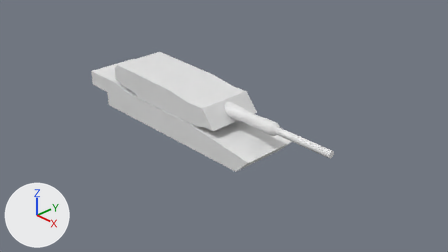
One commit to the Blender file Modeling/M1A1/BaseM1A1.blend: the scene before it, then after it.
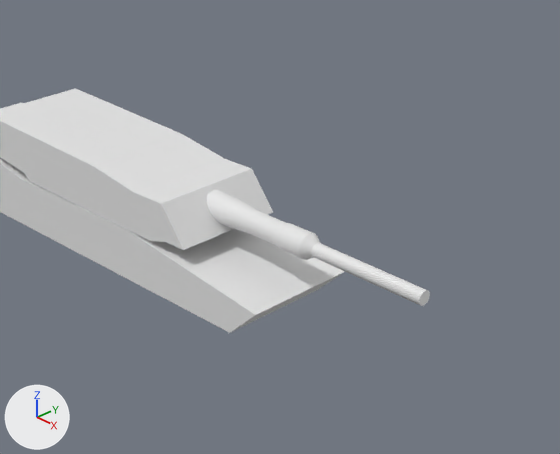
Each version is shown from the file's camera 'Camera', then close up on the part from 27% to 89% of the width and 3% to 92% of the height. The axes (+X, +Y, +Z) are drawn at lower left. The lights are the same throughout.

Objects in the first close-up: 'Gun', 'Hull', 'Turret'.
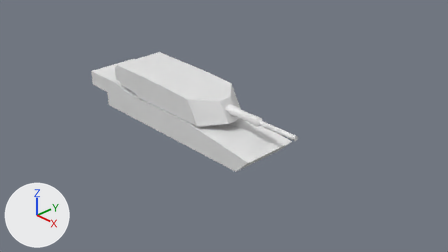
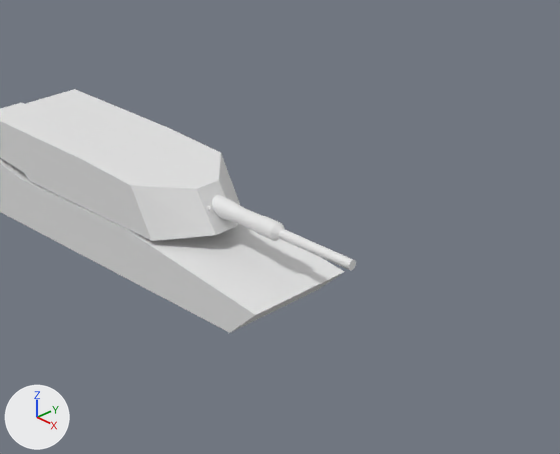
Commit message: turret shaping
added basic turret shaping

Pixel boxes [x1, y1, x2, y2] of what changed, in the close-ups (560 x 454 px):
'Turret', reshaped, moved, rescaled: before [0, 88, 273, 250]; after [0, 89, 240, 241]
'Gun', moved, rescaled (35% narrower, 35% shorter): before [207, 190, 430, 306]; after [212, 195, 356, 270]
part 1 of me_turretbase, deleted: before [0, 88, 273, 250]
part 2 of me_turretbase, added: after [0, 89, 240, 241]

Edits to the bpy script that builds the scene:
```text
Change me_turretbase:
    used by ob_turret; location = (0.0, 0.932, 1.893); scale = (0.959, 0.959, 0.959)
    remove me_turretbase.from_pydata(...)  # 31 vertices, 17 faces, 1 loose edge; spans x -1.86..0.93, y -2.08..-1.04, z -1.49..-1.01
    add me_turretbase.from_pydata(...)  # 26 vertices, 16 faces; spans x -1.0..1.65, y 0.01..1.0, z -0.4..0.05
    me_turretbase part 1: the whole mesh is rebuilt
    me_turretbase part 2
    16 vertices are added at x -1.0..1.65, y 0.01..1.0, z -0.4..0.05
    10 new vertices lie (0.0, 0.99, 0.0) away from vertices in x -1.0..1.29, y 0.01, z -0.4..0.05
    16 new faces join them
Change ob_turret:
    ob_turret.scale: (0.959, 0.959, 0.959) -> (1.0, 1.0, 1.0)
    ob_turret.location: (0.0, 0.932, 1.893) -> (-0.782, -1.072, 0.864)
Change ob_gun:
    ob_gun.location: (0.792, -0.545, 0.681) -> (0.733, -0.536, 0.681)
    ob_gun.scale: (0.119, 0.119, 0.119) -> (0.0833, 0.0833, 0.0833)
```
